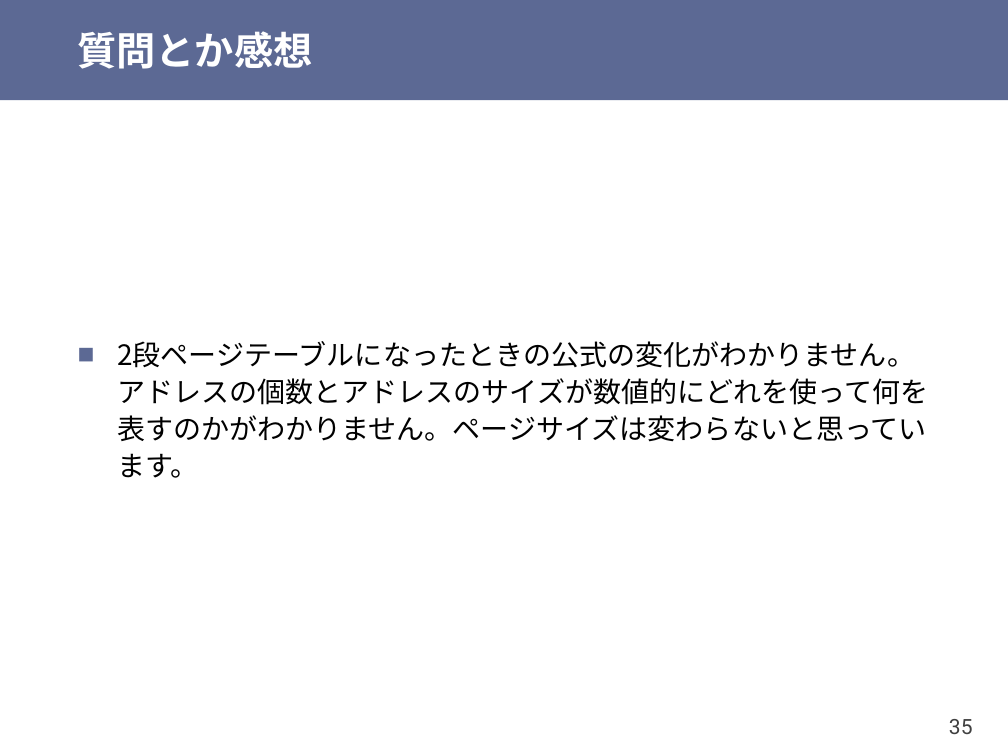
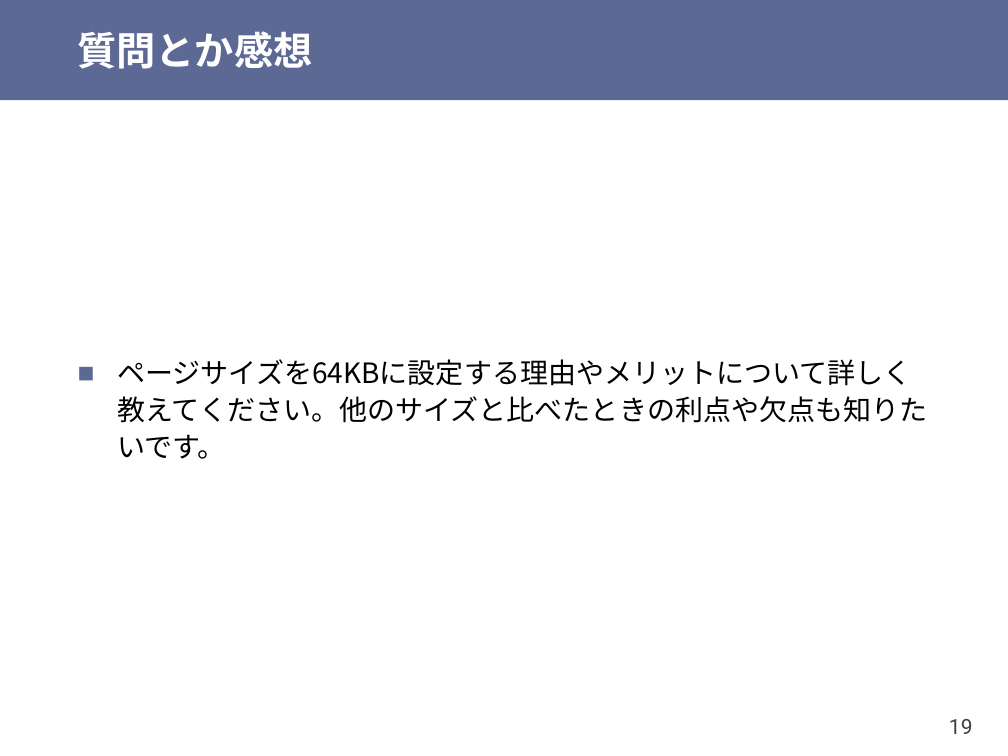
Before and after one commit to shioyadan/otya-computer-architecture-i, a slide deck: slide 19 of cai-shioya-12.pptx (slide 35 before the commit). Drawn at 1008x756 pixels with LibreOffice and Linux fonts; fonts in the diff are those of the drawing. Boxes give left, top, right and bottom in pixels: in the first picture for what was removed or moved away, otherwise in the second. Text is boxed around its words. In the diff, an @@ line names an element or a change of style, - is before the commit and + after.

```diff
--- a/cai-shioya-12.pptx
+++ b/cai-shioya-12.pptx
@@ text at [117,359,927,459]: text changed @@
-■ 2段ページテーブルになったときの公式の変化がわかりません。アドレスの個数とアドレスのサイズが数値的にどれを使って何を表すのかがわかりません。ページサイズは変わらないと思っています。
+■ ページサイズを64KBに設定する理由やメリットについて詳しく教えてください。他のサイズと比べたときの利点や欠点も知りたいです。
@@ page number at [949,719,973,734]: text changed @@
-35
+19
```
Also in this commit, not shown: 21 other slides changed, 2 slides added, 15 slides removed, 1 other file.
